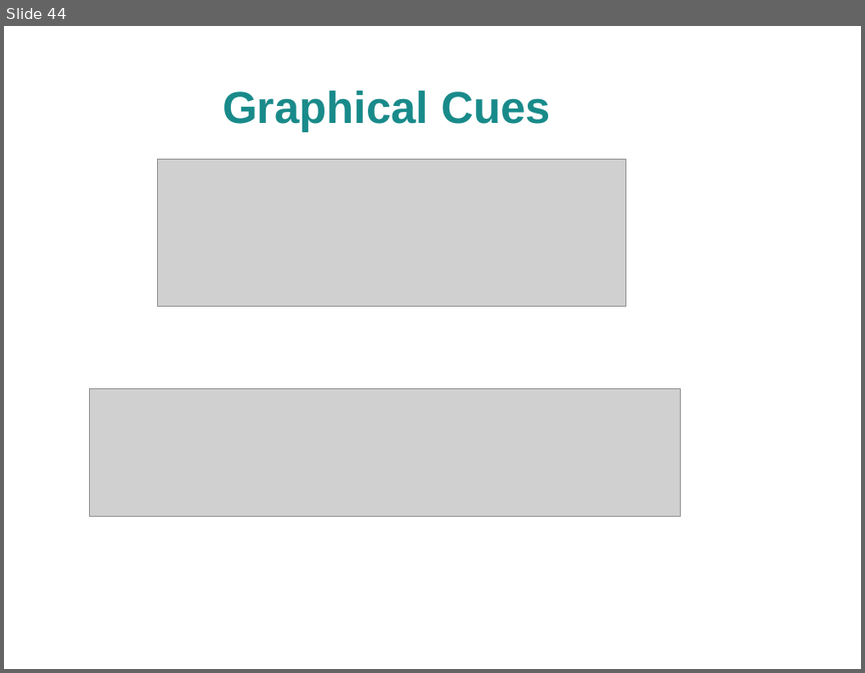
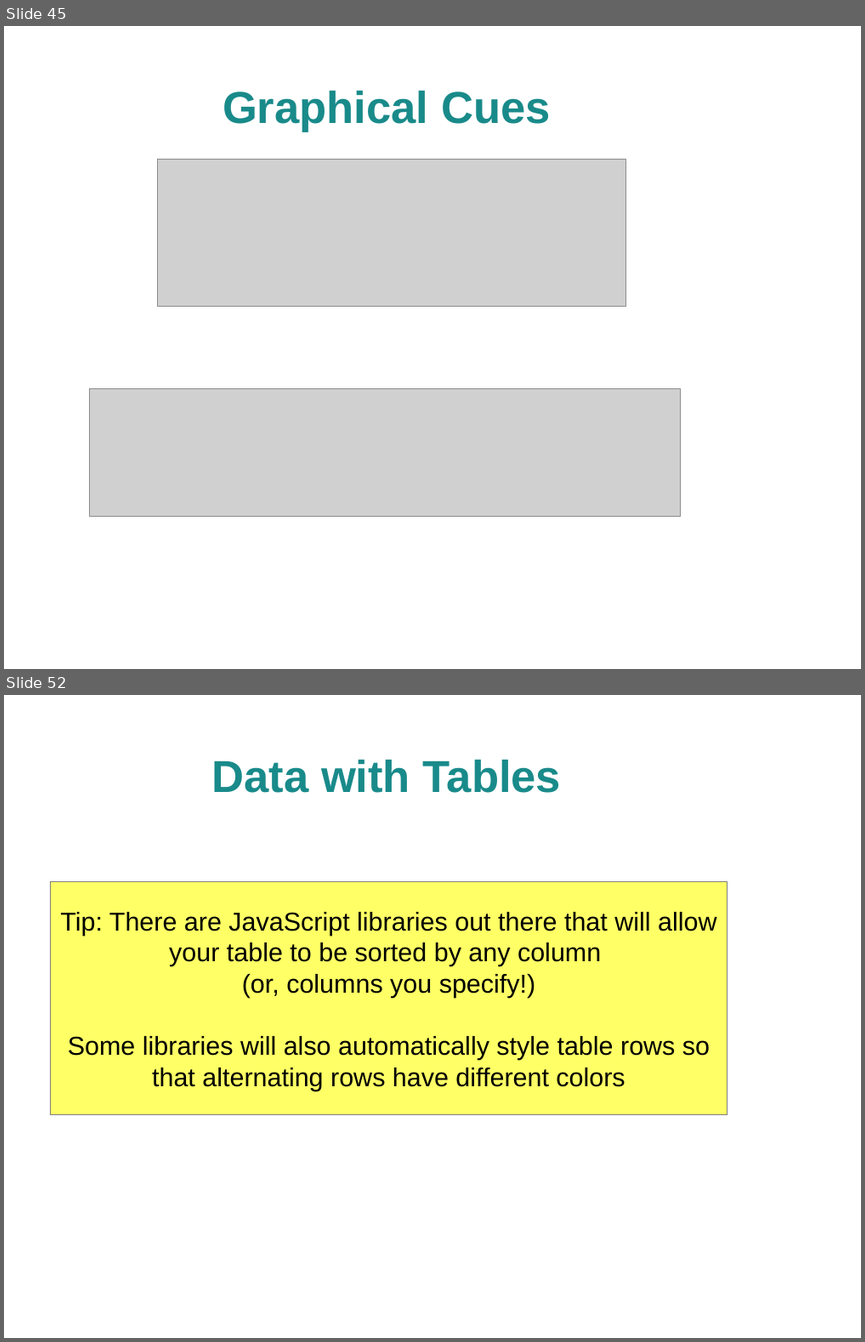
Before and after one commit to spellbindguy/Web-Development, a slide deck: Lectures/03 HTML/HTML.odp. Shown one above the other, each under a label of ours: slide 44 before the commit, slides 45 and 52 after it; the slides between them are not shown. The pictures are 865x673 and 865x1342 pixels, drawn with LibreOffice and Linux fonts; fonts in the diff are those of the drawing; grey boxes stand for pictures; background and template pictures are left out. Boxes give left, top, right and bottom in pixels: in the first picture for what was removed or moved away, otherwise in the second. Text is boxed around its words. In the diff, an @@ line names an element or a change of style, - is before the commit and + after.

```diff
--- a/Lectures/03 HTML/HTML.odp
+++ b/Lectures/03 HTML/HTML.odp
@@ slide 52 added at bbox=[4, 695, 861, 1338], background picture (left out) @@
@@ title added at bbox=[211, 760, 562, 793], 41.4 pt, text #198A8A, bold @@
+Data with Tables
@@ rectangle added at bbox=[51, 882, 727, 1115], fill #FFFF66, outline #808080 0 pt, 24 pt, text #000000 @@
+Tip: There are JavaScript libraries out there that will allow your table to be sorted by any column
+(or, columns you specify!)
+Some libraries will also automatically style table rows so that alternating rows have different colors
@@ what was slide 44 is now slide 45 @@
```
Also in this commit, not shown: 19 other slides added, 2 slides removed, 3 other files.
